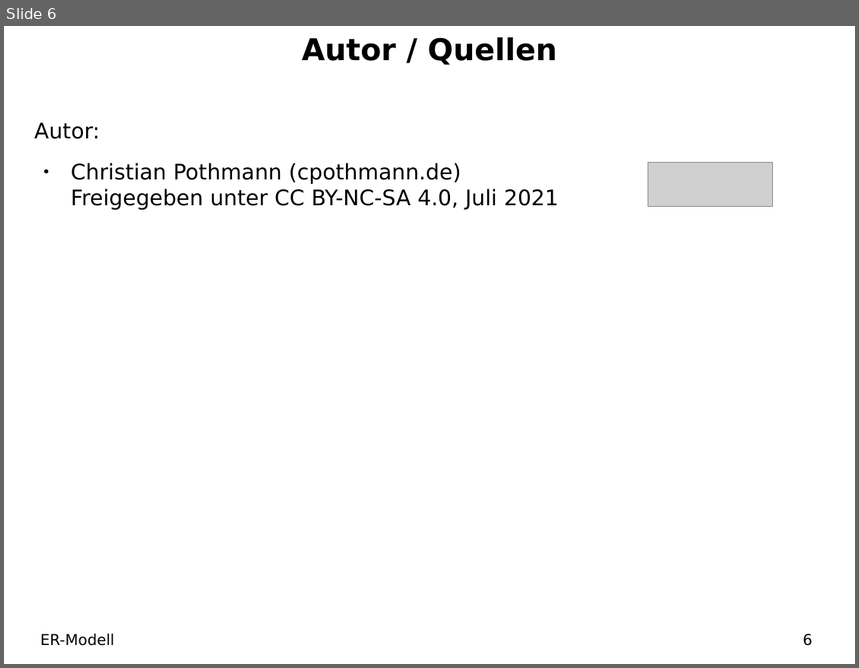
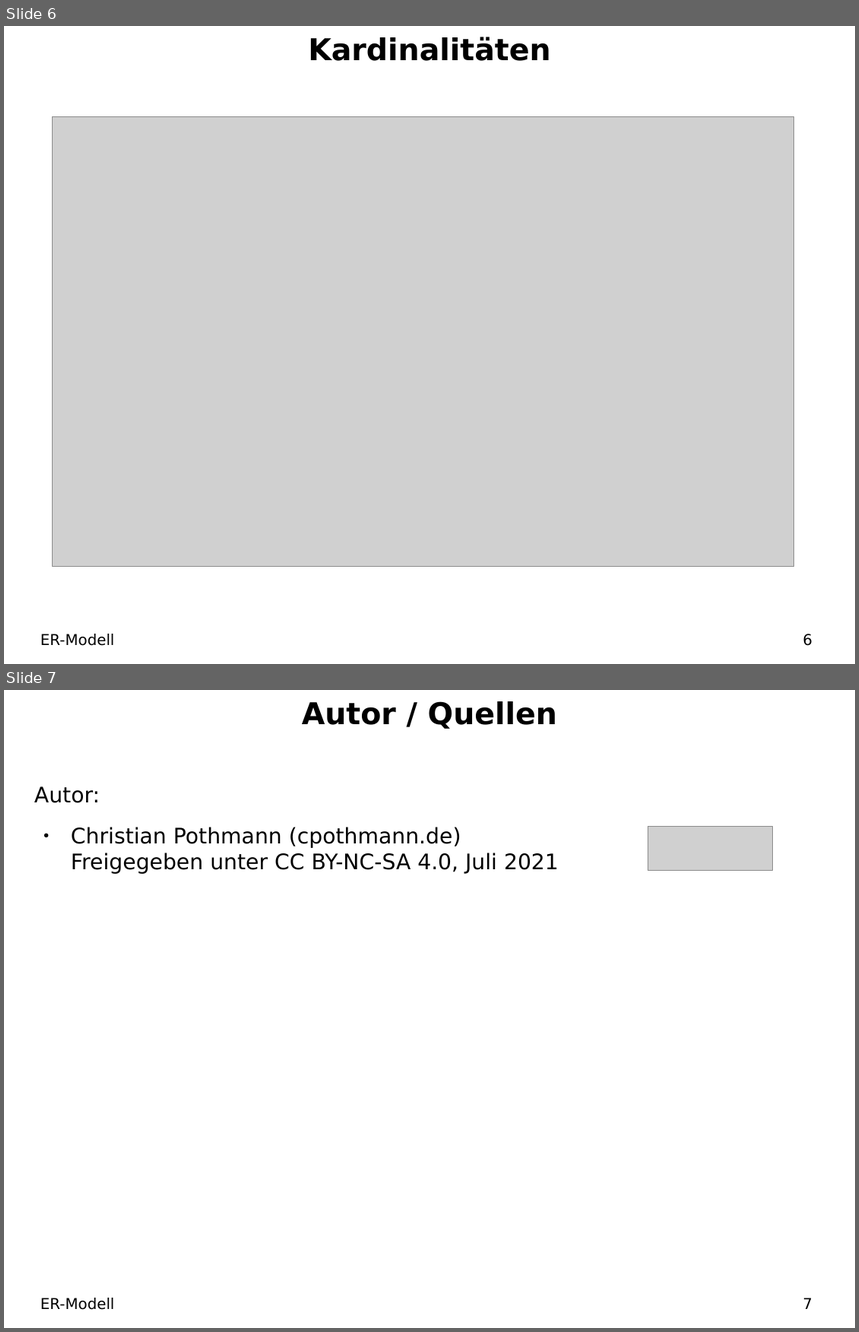
Before and after one commit to christianpothmann/Informatikunterricht, a slide deck: Datenbanken/Datenbanken Source/04 ER-Modell/PR ER-Modell.odp. Shown one above the other, each under a label of ours: slide 6 before the commit, slides 6 and 7 after it. The pictures are 859x668 and 859x1332 pixels, drawn with LibreOffice and Linux fonts; fonts in the diff are those of the drawing; grey boxes stand for pictures. Boxes give left, top, right and bottom in pixels: in the first picture for what was removed or moved away, otherwise in the second. Text is boxed around its words. In the diff, an @@ line names an element or a change of style, - is before the commit and + after.

```diff
--- a/Datenbanken/Datenbanken Source/04 ER-Modell/PR ER-Modell.odp
+++ b/Datenbanken/Datenbanken Source/04 ER-Modell/PR ER-Modell.odp
@@ slide 6 added at (x1=4, y1=26, x2=855, y2=664), background #FFFFFF @@
@@ title added at (x1=308, y1=37, x2=550, y2=61), 28 pt, text #000000, bold @@
+Kardinalitäten
@@ picture added at (x1=53, y1=117, x2=795, y2=566) @@
@@ text added at (x1=40, y1=634, x2=114, y2=646), 14 pt, text #000000 @@
+ER-Modell
@@ page number added at (x1=803, y1=634, x2=813, y2=646), 14 pt, text #000000 @@
+6
@@ what was slide 6 is now slide 7 @@
@@ page number at (x1=803, y1=1298, x2=813, y2=1309): text changed @@
-6
+7
```
Also in this commit, not shown: 22 other files.
